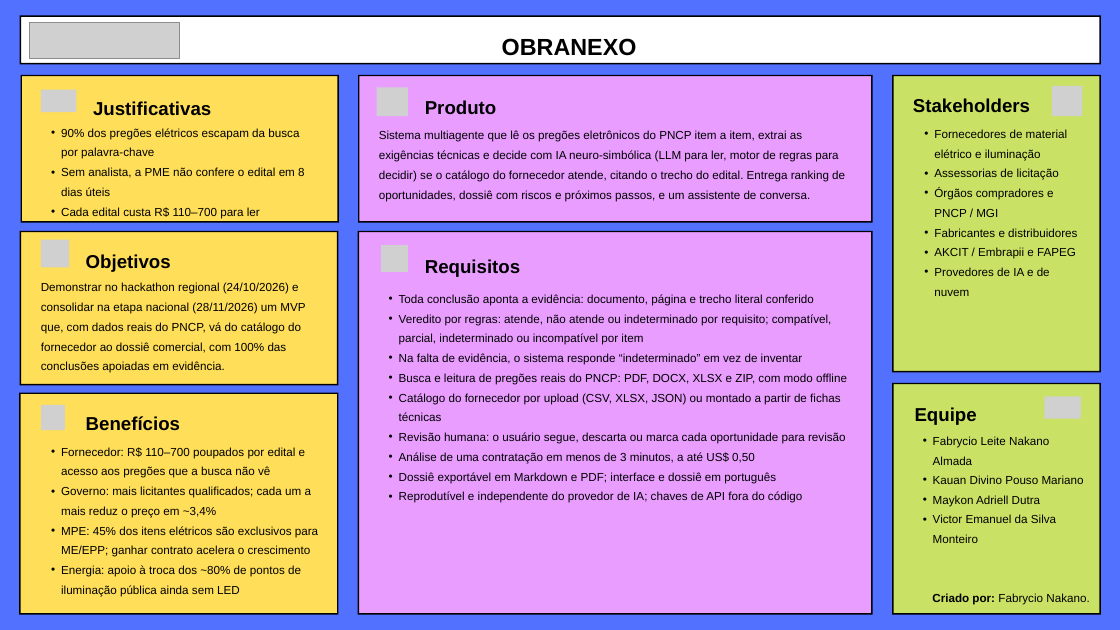
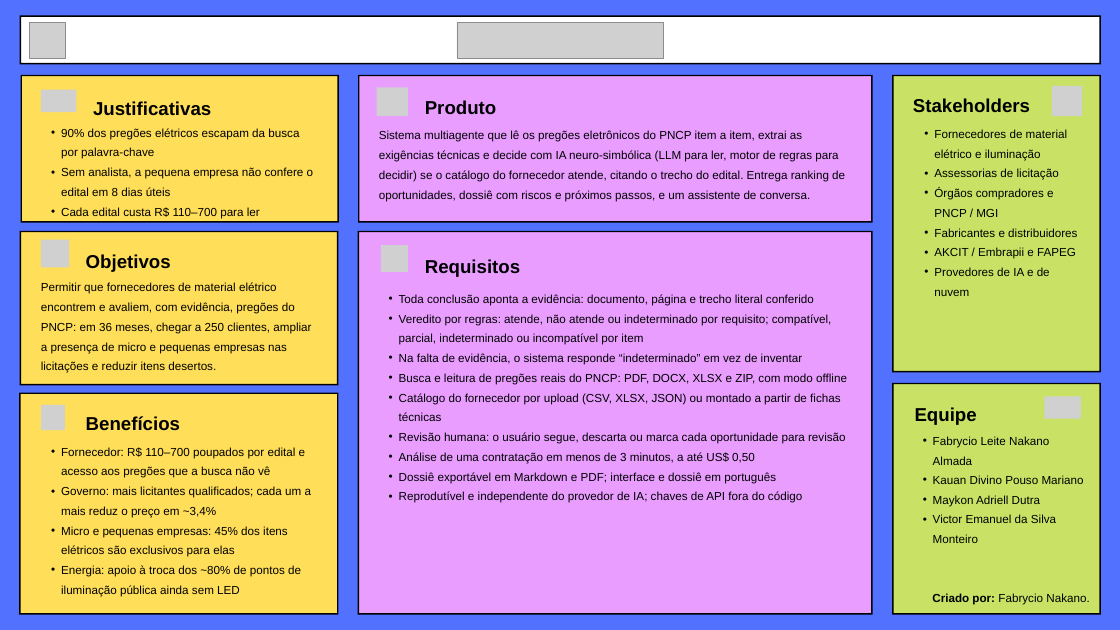
Before and after one commit to Omniamind-org/obranexo, a slide deck: slide 1 of bmc/pmc/PM_Canvas_ObraNexo.pptx. Drawn at 1120x630 pixels with LibreOffice and Linux fonts; fonts in the diff are those of the drawing; grey boxes stand for pictures. Boxes give left, top, right and bottom in pixels: in the first picture for what was removed or moved away, otherwise in the second. Text is boxed around its words. In the diff, an @@ line names an element or a change of style, - is before the commit and + after.

```diff
--- a/bmc/pmc/PM_Canvas_ObraNexo.pptx
+++ b/bmc/pmc/PM_Canvas_ObraNexo.pptx
@@ picture resized from (x1=30, y1=22, x2=180, y2=58) to (x1=30, y1=22, x2=66, y2=58) @@
@@ picture added at (x1=457, y1=22, x2=664, y2=58) @@
@@ text removed at (x1=502, y1=38, x2=637, y2=56) @@
-OBRANEXO
@@ text at (x1=61, y1=167, x2=313, y2=196): text changed @@
-  • Sem analista, a PME não confere o edital em 8 dias úteis
+  • Sem analista, a pequena empresa não confere o edital em 8 dias úteis
@@ text at (x1=41, y1=282, x2=311, y2=373): text changed @@
-Demonstrar no hackathon regional (24/10/2026) e consolidar na etapa nacional (28/11/2026) um MVP que, com dados reais do PNCP, vá do catálogo do fornecedor ao dossiê comercial, com 100% das conclusões apoiadas em evidência.
+Permitir que fornecedores de material elétrico encontrem e avaliem, com evidência, pregões do PNCP: em 36 meses, chegar a 250 clientes, ampliar a presença de micro e pequenas empresas nas licitações e reduzir itens desertos.
@@ text at (x1=61, y1=526, x2=288, y2=557): text changed @@
-  • MPE: 45% dos itens elétricos são exclusivos para ME/EPP; ganhar contrato acelera o crescimento
+  • Micro e pequenas empresas: 45% dos itens elétricos são exclusivos para elas
```
